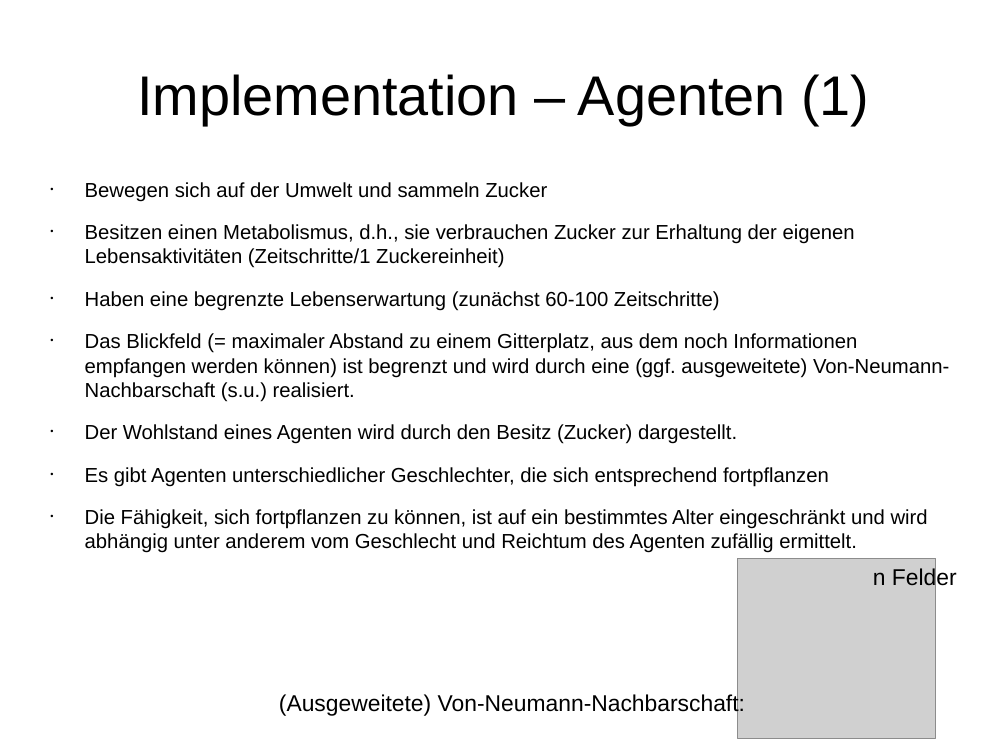
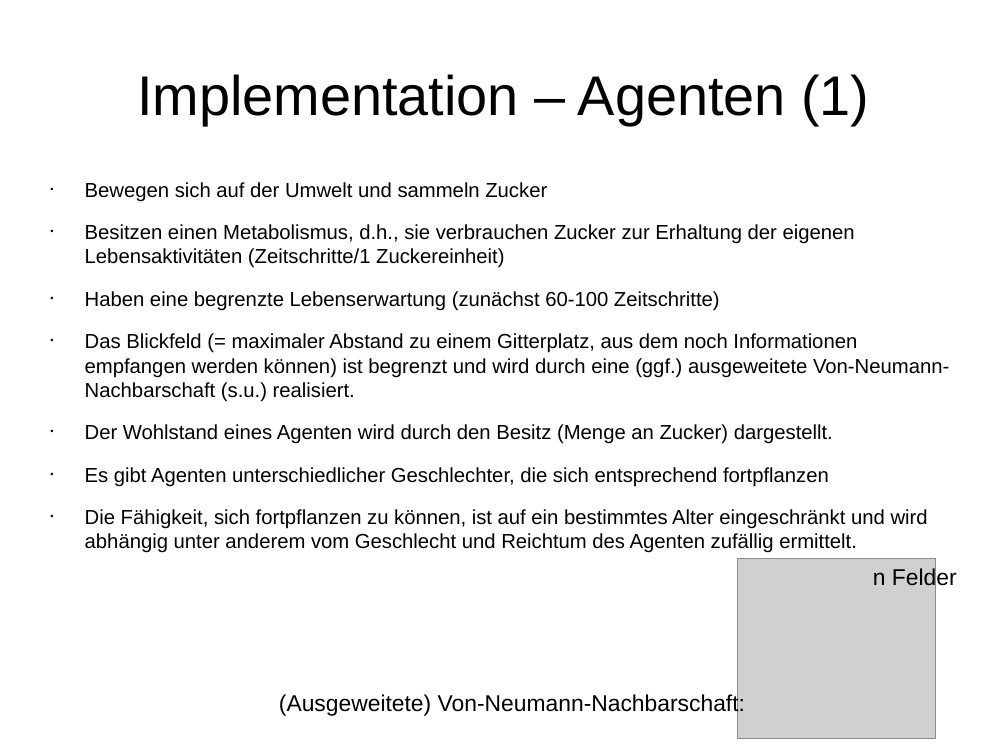
Before and after one commit to wsmirnow/Sugarscape, a slide deck: slide 6 of Presentation/Presentation.odp. Drawn at 1008x756 pixels with LibreOffice and Linux fonts; fonts in the diff are those of the drawing; grey boxes stand for pictures. Boxes give left, top, right and bottom in pixels: in the first picture for what was removed or moved away, otherwise in the second. Text is boxed around its words. In the diff, an @@ line names an element or a change of style, - is before the commit and + after.

```diff
--- a/Presentation/Presentation.odp
+++ b/Presentation/Presentation.odp
@@ text at (85, 333, 949, 444): text changed @@
-• Das Blickfeld (= maximaler Abstand zu einem Gitterplatz, aus dem noch Informationen empfangen werden können) ist begrenzt und wird durch eine (ggf. ausgeweitete) Von-Neumann-Nachbarschaft (s.u.) realisiert.
-• Der Wohlstand eines Agenten wird durch den Besitz (Zucker) dargestellt.
+• Das Blickfeld (= maximaler Abstand zu einem Gitterplatz, aus dem noch Informationen empfangen werden können) ist begrenzt und wird durch eine (ggf.) ausgeweitete Von-Neumann-Nachbarschaft (s.u.) realisiert.
+• Der Wohlstand eines Agenten wird durch den Besitz (Menge an Zucker) dargestellt.
```
Also in this commit, not shown: 7 other slides changed, 1 slide added, 1 slide removed, 7 other files.
